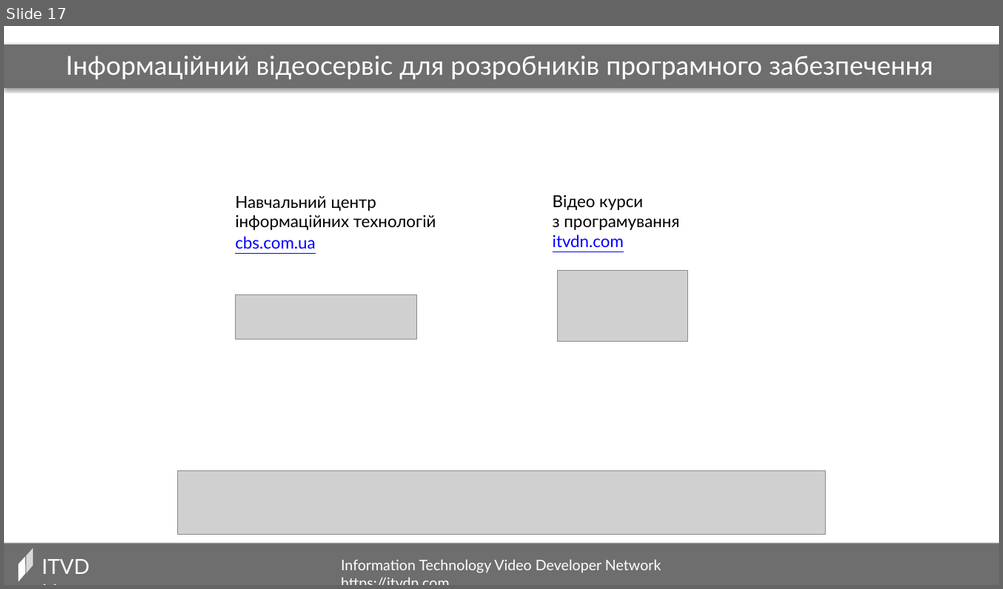
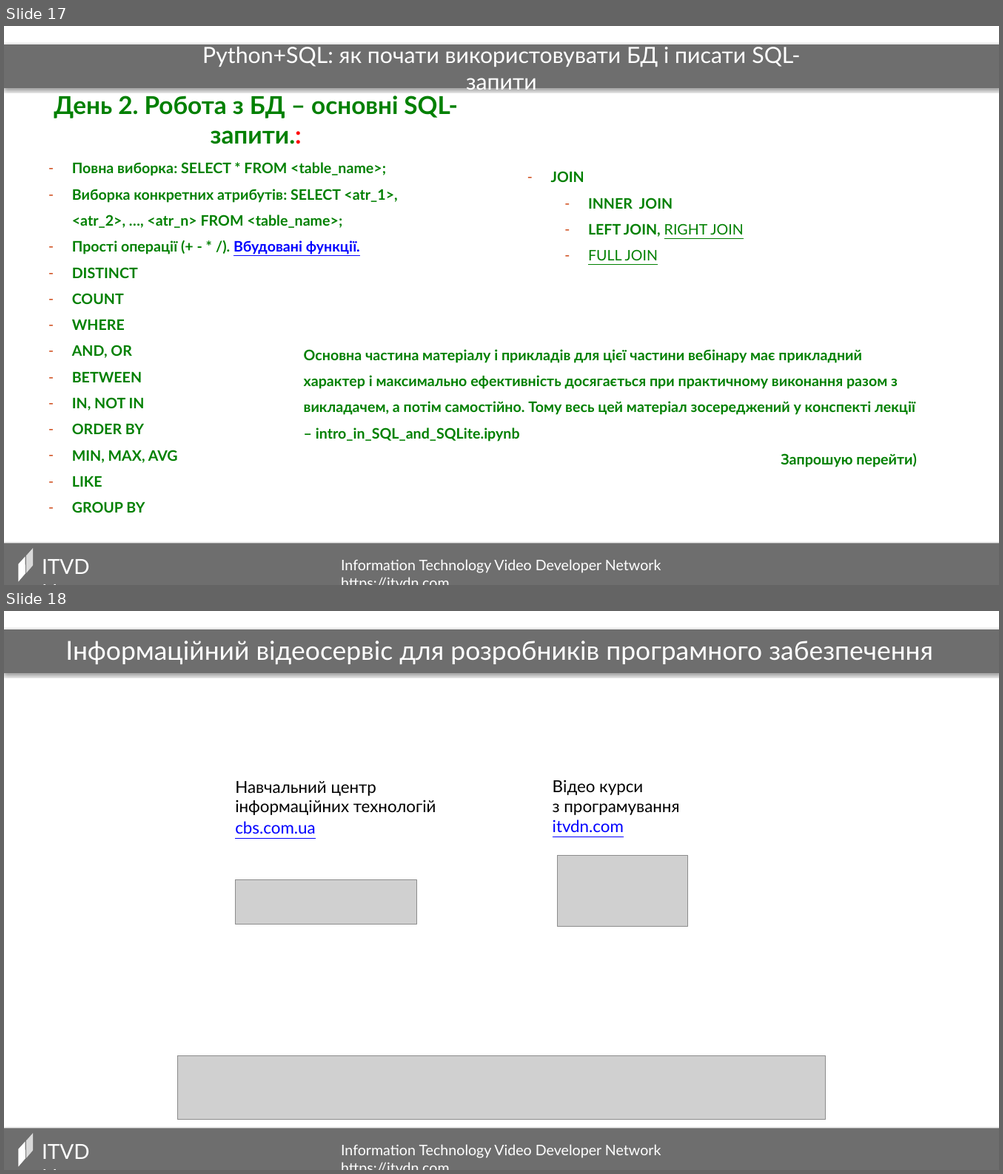
Before and after one commit to petrosolod/webinar_sql, a slide deck: presentation/webinar_python_SQL_presentation.pptx. Shown one above the other, each under a label of ours: slide 17 before the commit, slides 17 and 18 after it. The pictures are 1003x589 and 1003x1174 pixels, drawn with LibreOffice and Linux fonts; fonts in the diff are those of the drawing; grey boxes stand for pictures. Boxes give left, top, right and bottom in pixels: in the first picture for what was removed or moved away, otherwise in the second. Text is boxed around its words. In the diff, an @@ line names an element or a change of style, - is before the commit and + after.

```diff
--- a/presentation/webinar_python_SQL_presentation.pptx
+++ b/presentation/webinar_python_SQL_presentation.pptx
@@ slide 17 added at box(4, 26, 999, 585), background #FFFFFF @@
@@ rectangle added at box(4, 44, 999, 88), fill #6E6E6E @@
@@ text added at box(202, 44, 800, 94), 21.6 pt, text #FFFFFF @@
+Python+SQL: як почати використовувати БД і писати SQL-запити
@@ text added at box(54, 96, 458, 144), 23.8 pt, text #008000, bold @@
+День 2. Робота з БД – основні SQL-запити.:
@@ text added at box(72, 162, 397, 513), 14 pt, text #008000, bold @@
+– Повна виборка: SELECT * FROM <table_name>;
+– Виборка конкретних атрибутів: SELECT <atr_1>, <atr_2>, …, <atr_n> FROM <table_name>;
+– Прості операції (+ - * /). Вбудовані функції.
+– DISTINCT
+– COUNT
+– WHERE
+– AND, OR
+– BETWEEN
+– IN, NOT IN
+– ORDER BY
+– MIN, MAX, AVG
+– LIKE
+– GROUP BY
@@ text added at box(551, 171, 743, 261), 14 pt, text #008000, bold @@
+– JOIN
+  – INNER JOIN
+  – LEFT JOIN, RIGHT JOIN
+  – FULL JOIN
@@ text added at box(304, 349, 916, 468), 14 pt, text #008000, bold @@
+Основна частина матеріалу і прикладів для цієї частини вебінару має прикладний характер і максимально ефективність досягається при практичному виконання разом з викладачем, а потім самостійно. Тому весь цей матеріал зосереджений у конспекті лекції – intro_in_SQL_and_SQLite.ipynb
+Запрошую перейти)
@@ rectangle added at box(4, 544, 999, 585), fill #6E6E6E @@
@@ freeform shape added at box(19, 557, 25, 582), fill #FFFFFF @@
@@ freeform shape added at box(26, 548, 33, 574), fill #D9D9D9 @@
@@ text added at box(34, 551, 108, 583), 20 pt, text #FFFFFF @@
+ITVDN
@@ text added at box(341, 560, 661, 574), 14 pt, text #FFFFFF @@
+Information Technology Video Developer Network https://itvdn.com
@@ what was slide 17 is now slide 18 @@
```
Also in this commit, not shown: 1 slide changed, 2 other files.
